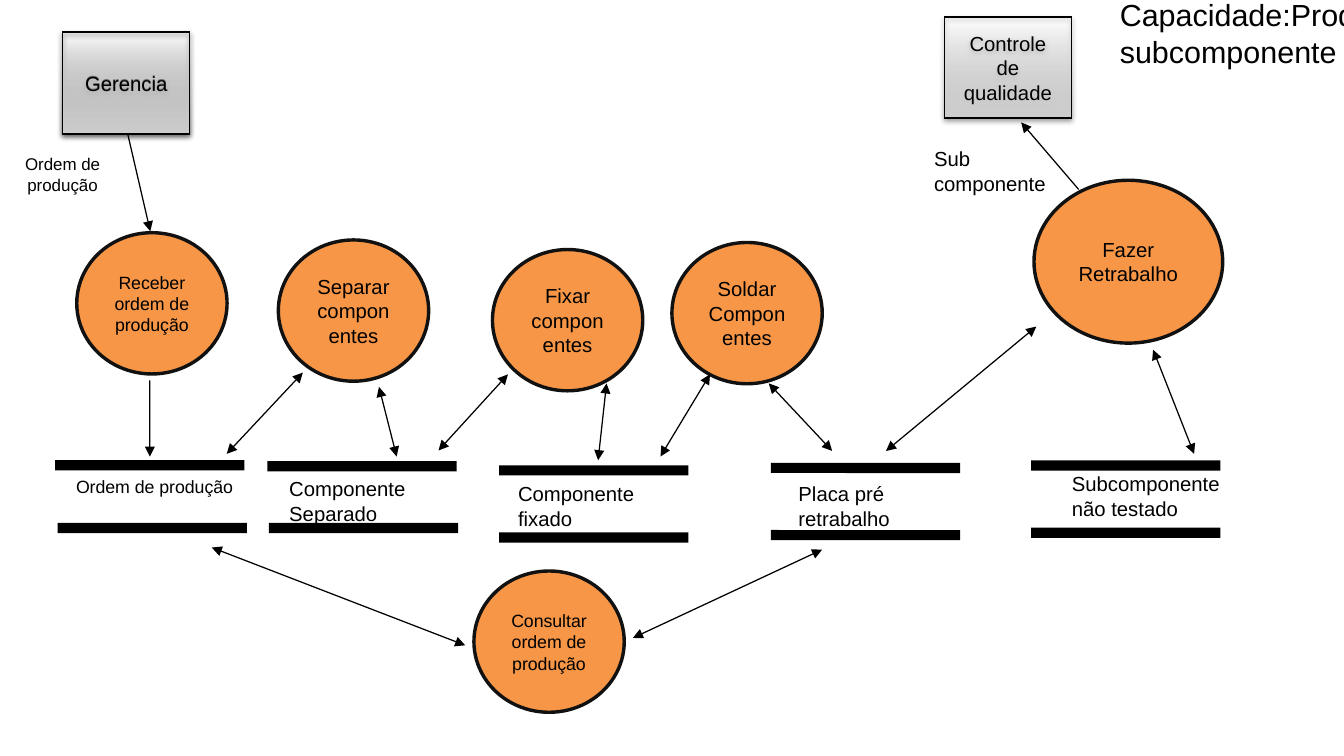
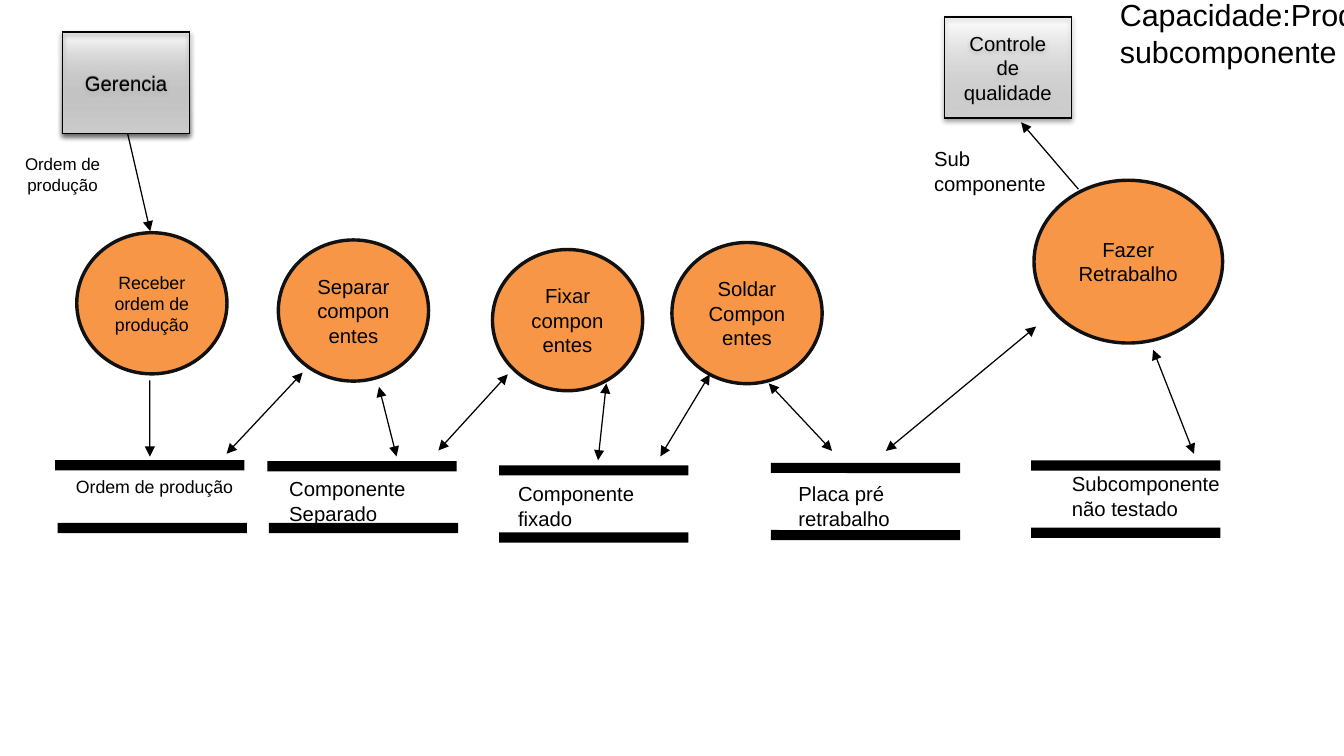
Before and after one commit to lmoraesImpacta/OPE, a slide deck: slide 2 of Artefatos/16-DFD Essencial para cada capacidade.pptx. Drawn at 1344x756 pixels with LibreOffice and Linux fonts; fonts in the diff are those of the drawing. Boxes give left, top, right and bottom in pixels: in the first picture for what was removed or moved away, otherwise in the second. Text is boxed around its words. In the diff, an @@ line names an element or a change of style, - is before the commit and + after.

```diff
--- a/Artefatos/16-DFD Essencial para cada capacidade.pptx
+++ b/Artefatos/16-DFD Essencial para cada capacidade.pptx
@@ freeform shape at (439, 374, 509, 450): outline redrawn @@
@@ freeform shape at (599, 384, 607, 461): outline redrawn @@
@@ freeform shape removed at (212, 548, 466, 645) @@
@@ freeform shape removed at (633, 550, 822, 638) @@
@@ ellipse removed at (474, 571, 624, 712) @@
-Consultar ordem de produção
```
Also in this commit, not shown: 4 other slides changed, 1 slide removed, 2 other files.
